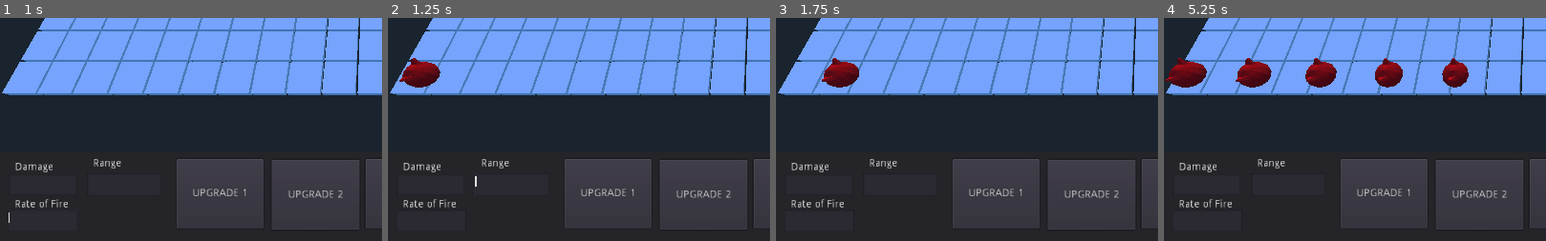
Above: before the commit, frames 1-4 (left to right).
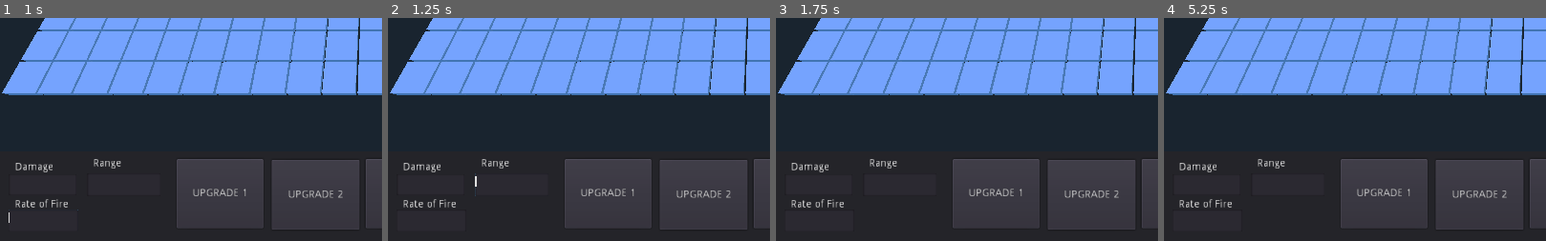
Above: after the commit, the same moments.

Repository: liampward/GodotTD
Game: Godot game, scene res://Scenes/Root.tscn
Two runs of this game, one before a commit and one after it. Both use one fixed random seed, a clock stepped at 60 frames per second and the inputs below.
Inputs (mouse positions are % of the whole screen's width and height, from its top left):
- Up to frame 1 (1 s): click (6, 87) at 0.52 s; type "12" at 0.6 s; click (6, 96) at 0.75 s; type "12" at 0.83 s; click (16, 87) at 0.98 s
- Up to frame 2 (1.25 s): type "12" at 1.07 s
- Up to frame 3 (1.75 s): click "SELL" at 1.25 s
- Up to frame 4 (5.25 s): click "TOWER" at 2 s; click "UPGRADE 1" at 2.75 s; click "UPGRADE 2" at 3.5 s; click "UPGRADE 3" at 4.25 s; click "SELL" at 5 s
The pictures show only the part of the screen within x 0-50%, y 50-100%; the shares and areas given below are measured in that part.

Frame 1 is identical in both runs. In frame 2, 0.9% of the frame differs, in the area x 3-14%, y 17-32%; in frame 3, 0.9%; in frame 4, 3.9%, in the area x 0-80%, y 17-32%.
Error in both runs: Invalid get index 'tower' (on base: 'Nil'). (res://Scripts/Sell)

Commit message:
spawns multiple enemies

Diff:
--- a/Scenes/Root.tscn
+++ b/Scenes/Root.tscn
@@ -38,7 +38,7 @@
 [node name="EnemyTimer" type="Timer" parent="." index="4"]
 
 process_mode = 1
-wait_time = 1.04
+wait_time = 10.0
 one_shot = false
 autostart = true
 
--- a/Scripts/Enemy Spawner.gd
+++ b/Scripts/Enemy Spawner.gd
@@ -20,10 +20,11 @@
 	pass
 
 func Spawn():
-	var Clone = Enemy.instance()
-	Root_Node.add_child(Clone)
-	Clone.global_transform = self.global_transform
-	Board_Node.ignore_list.append(Clone.get_node("Area"))
+	for i in range(0,Board_Node.board_size):
+		var Clone = Enemy.instance()
+		Root_Node.add_child(Clone)
+		Clone.set_translation(Vector3(0, 0, -i*2.75))
+		Board_Node.ignore_list.append(Clone.get_node("Area"))
 
 func _on_EnemyTimer_timeout():
 	self.Spawn()
